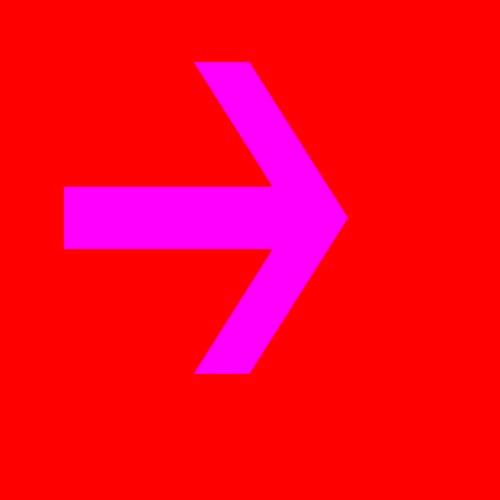
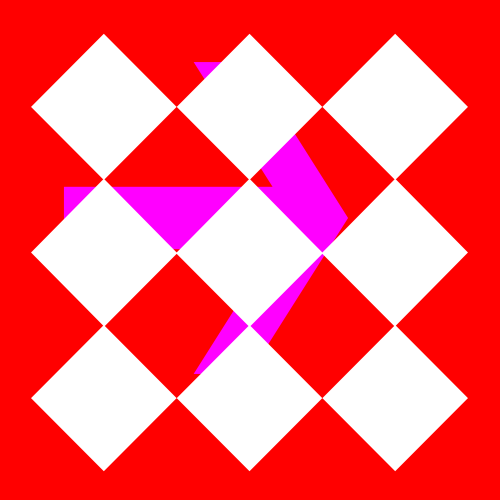
Layers edited between the first and the second 500 × 500 image:
added layer "Şekil 3" above "Şekil 2" over 31, 34, 468, 471
